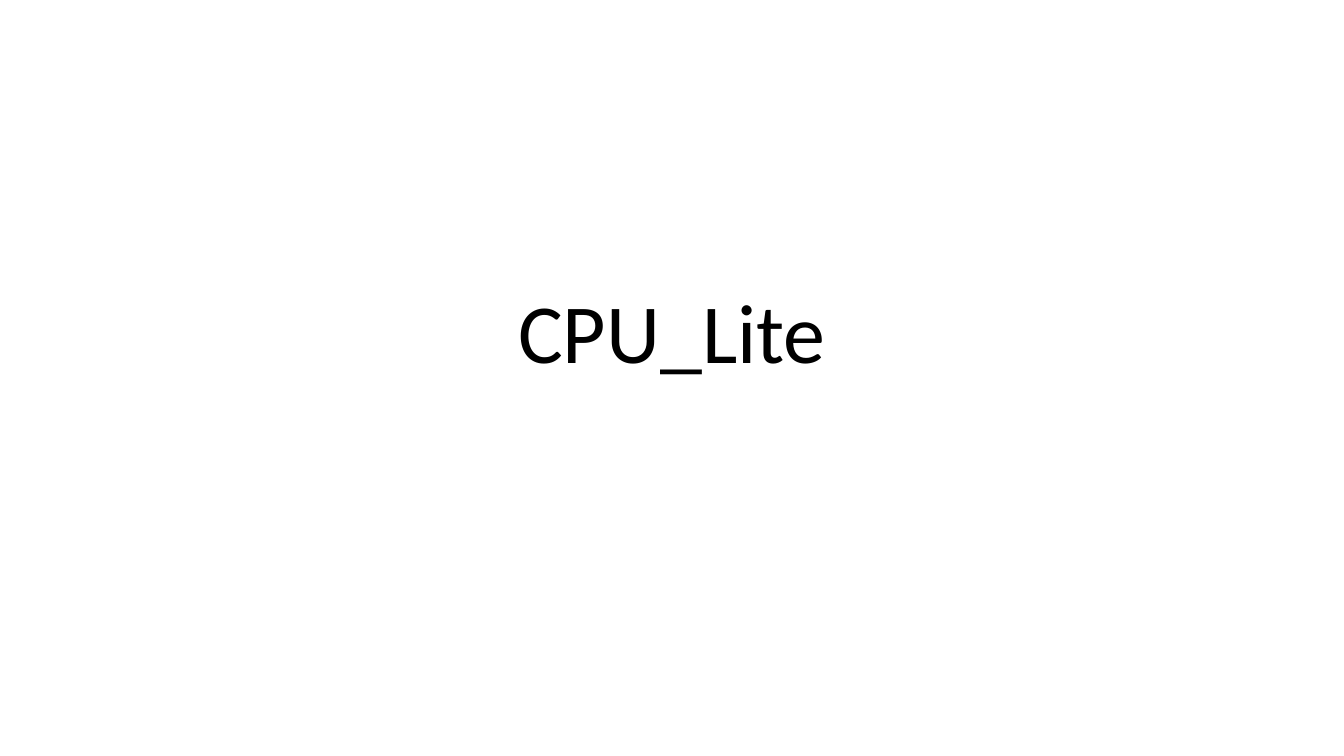
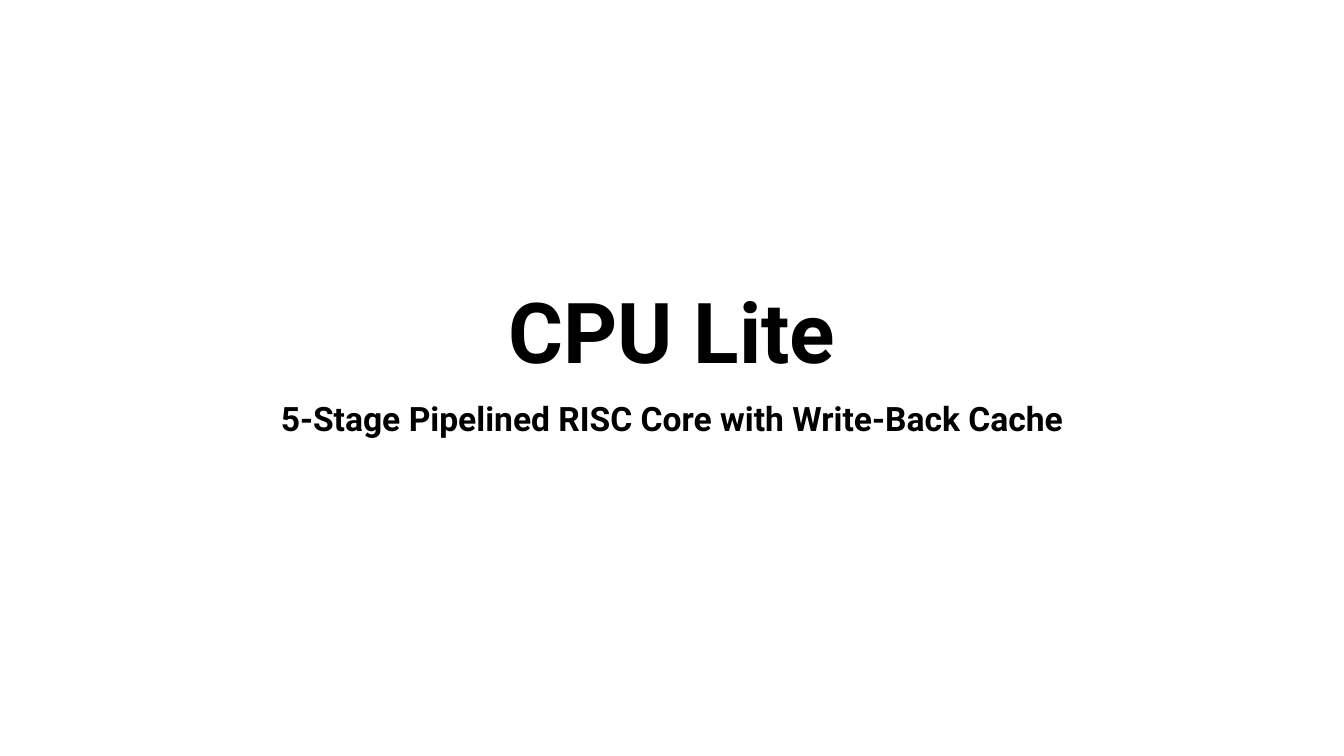
Before and after one commit to Abiram543/Backup, a slide deck: slide 1 of CPU_Lite/CPU_Lite_PPT.pptx. Drawn at 1344x756 pixels with LibreOffice and Linux fonts; fonts in the diff are those of the drawing. Boxes give left, top, right and bottom in pixels: in the first picture for what was removed or moved away, otherwise in the second. Text is boxed around its words. In the diff, an @@ line names an element or a change of style, - is before the commit and + after.

```diff
--- a/CPU_Lite/CPU_Lite_PPT.pptx
+++ b/CPU_Lite/CPU_Lite_PPT.pptx
@@ title at bbox=[508, 301, 835, 364]: text changed; font Calibri to Roboto; bold on @@
-CPU_Lite
+CPU Lite
@@ subtitle added at bbox=[281, 405, 1062, 438], 24 pt, text #000000, bold @@
+5-Stage Pipelined RISC Core with Write-Back Cache
```
Also in this commit, not shown: 2 other slides changed, 11 slides added, 3 slides removed.
